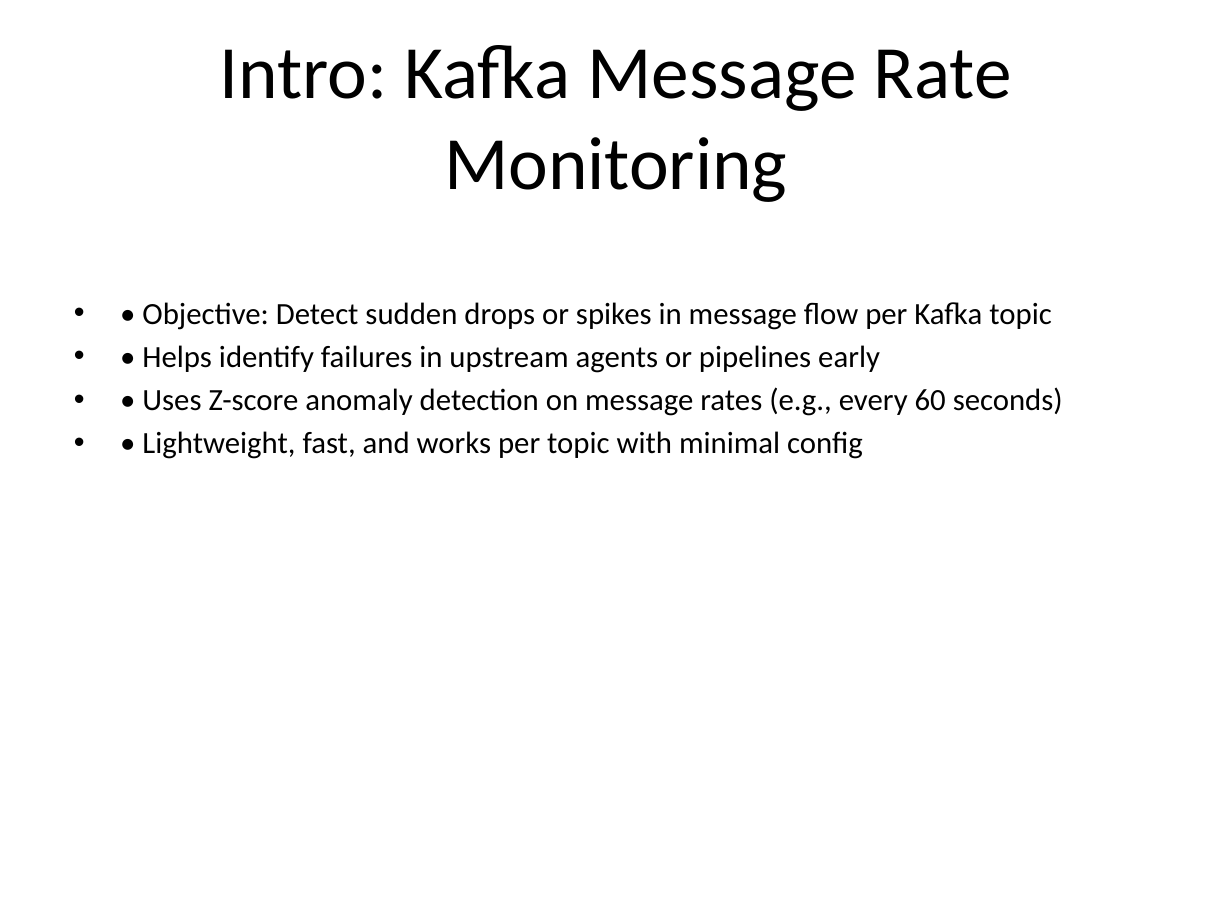
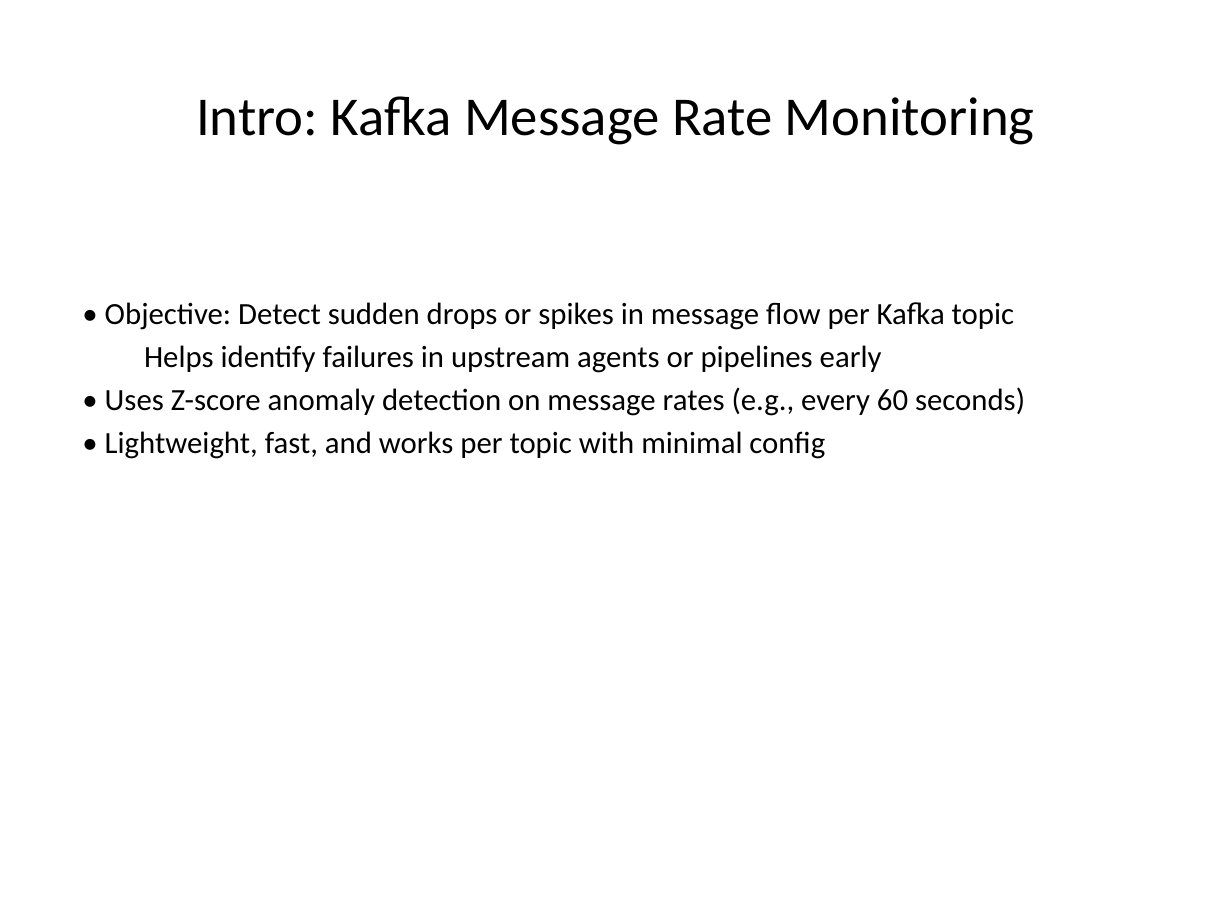
Before and after one commit to girishtiptur/JFPTEST, a slide deck: slide 1 of Data_Quality_Kafka_Intro_Slides_Formatted.pptx. Drawn at 1232x924 pixels with LibreOffice and Linux fonts; fonts in the diff are those of the drawing. Boxes give left, top, right and bottom in pixels: in the first picture for what was removed or moved away, otherwise in the second. Text is boxed around its words. In the diff, an @@ line names an element or a change of style, - is before the commit and + after.

```diff
--- a/Data_Quality_Kafka_Intro_Slides_Formatted.pptx
+++ b/Data_Quality_Kafka_Intro_Slides_Formatted.pptx
@@ title "Intro: Kafka Message Rate Monitoring" at bbox=[196, 96, 1035, 145]: size 44 to 32 pt @@
@@ text "• Objective: Detect sudden drops ...": place and size @@
-text "• Objective: Detect sudden drops ..." at bbox=[142, 302, 1063, 459]
+text "• Objective: Detect sudden drops ..." at bbox=[105, 302, 1025, 459]
@@ text at bbox=[105, 302, 1025, 459]: bullet • to none @@
@@ text at bbox=[144, 345, 882, 373]: text changed @@
-• • Helps identify failures in upstream agents or pipelines early
+Helps identify failures in upstream agents or pipelines early
```
Also in this commit, not shown: 1 other slide changed, 1 slide added, 2 other files.
